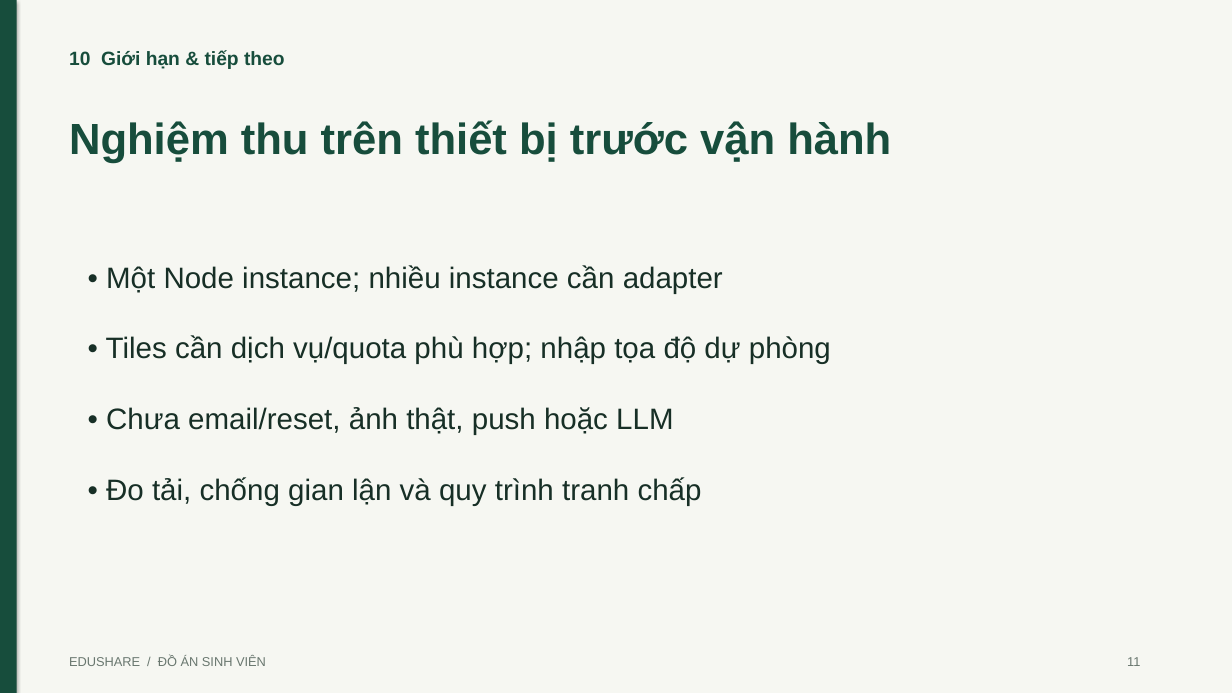
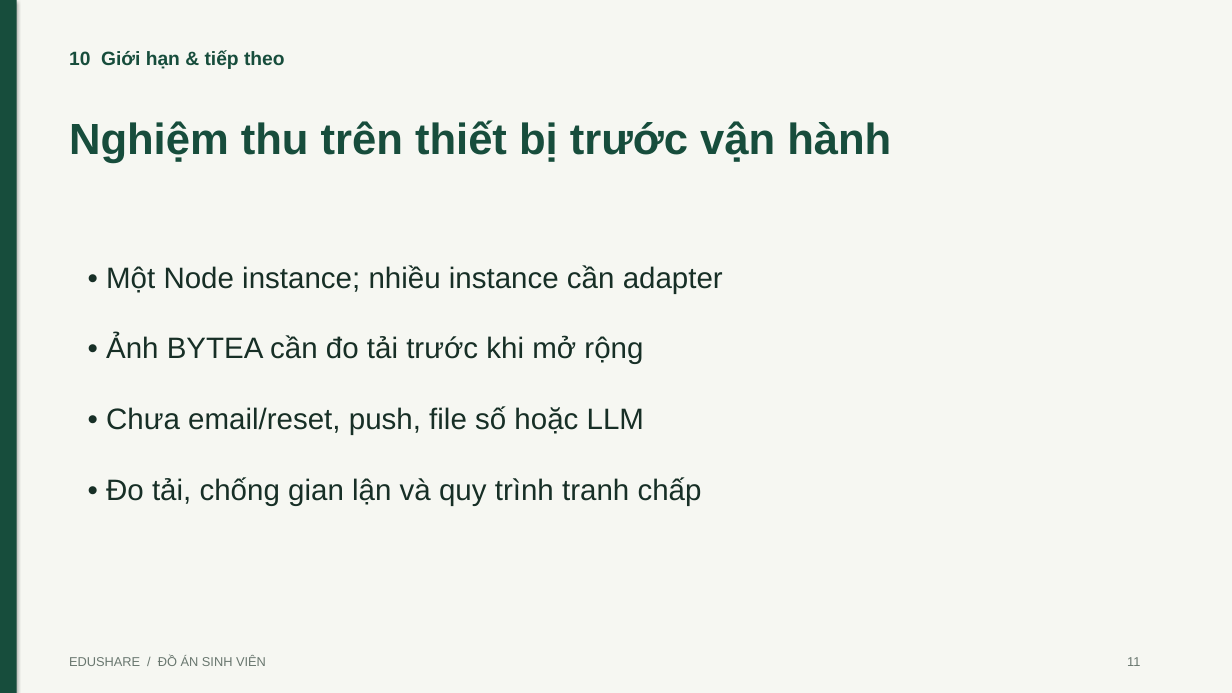
Before and after one commit to TanTai08/AppEduShare, a slide deck: slide 11 of docs/EduShare_Thuyet_Trinh.pptx. Drawn at 1232x693 pixels with LibreOffice and Linux fonts; fonts in the diff are those of the drawing. Boxes give left, top, right and bottom in pixels: in the first picture for what was removed or moved away, otherwise in the second. Text is boxed around its words. In the diff, an @@ line names an element or a change of style, - is before the commit and + after.

```diff
--- a/docs/EduShare_Thuyet_Trinh.pptx
+++ b/docs/EduShare_Thuyet_Trinh.pptx
@@ text at (x1=106, y1=335, x2=644, y2=435): text changed @@
-• Tiles cần dịch vụ/quota phù hợp; nhập tọa độ dự phòng
-• Chưa email/reset, ảnh thật, push hoặc LLM
+• Ảnh BYTEA cần đo tải trước khi mở rộng
+• Chưa email/reset, push, file số hoặc LLM
```
Also in this commit, not shown: 5 other slides changed, 37 other files.
